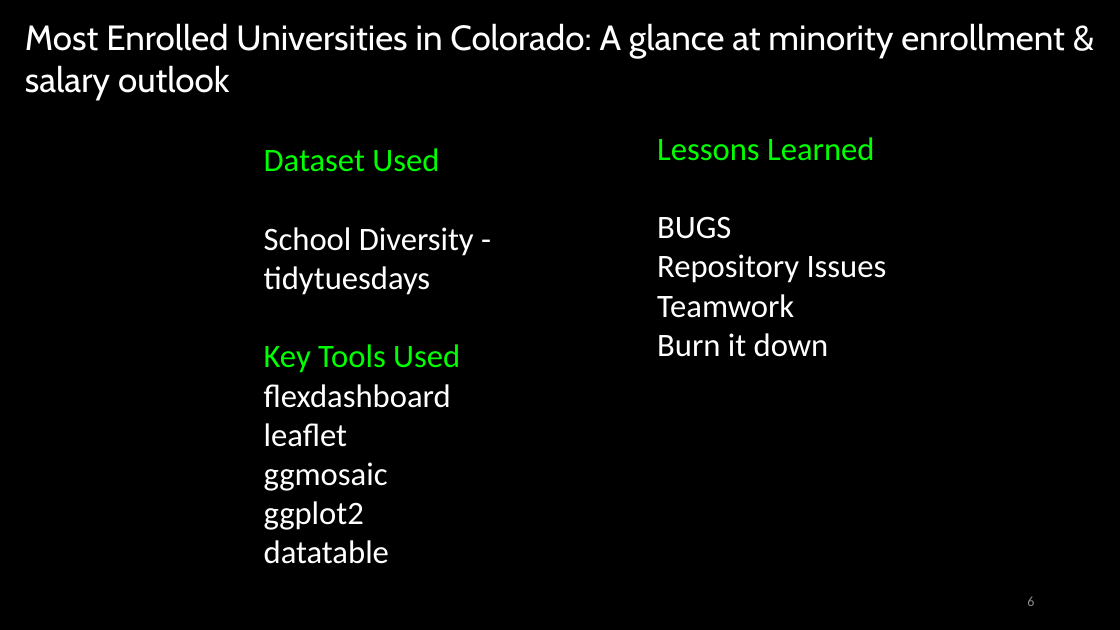
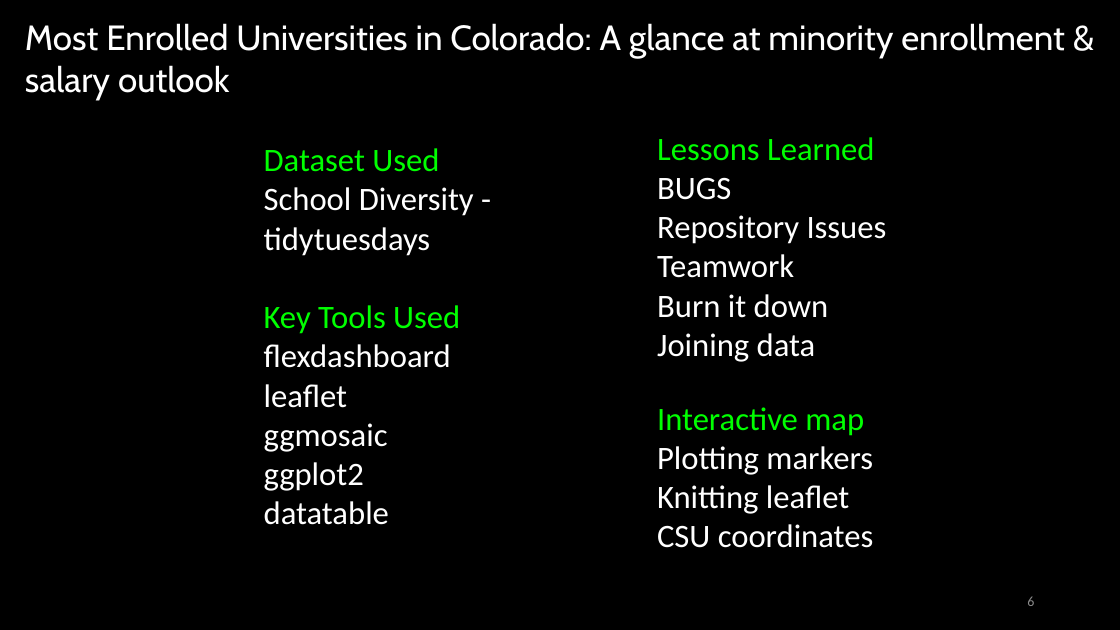
Before and after one commit to pmlnado/Rproj_final, a slide deck: slide 6 of R_FINAL_PPT.pptx. Drawn at 1120x630 pixels with LibreOffice and Linux fonts; fonts in the diff are those of the drawing. Boxes give left, top, right and bottom in pixels: in the first picture for what was removed or moved away, otherwise in the second. Text is boxed around its words. In the diff, an @@ line names an element or a change of style, - is before the commit and + after.

```diff
--- a/R_FINAL_PPT.pptx
+++ b/R_FINAL_PPT.pptx
@@ text "Dataset Used" rewrapped from box(264, 148, 474, 564) to box(264, 148, 474, 525) @@
@@ text at box(657, 333, 816, 362): paragraph added @@
+Joining data
@@ text added at box(657, 407, 873, 548), 28 pt, text #FFFFFF @@
+Interactive map
+Plotting markers
+Knitting leaflet
+CSU coordinates
```
Also in this commit, not shown: 1 slide removed.
